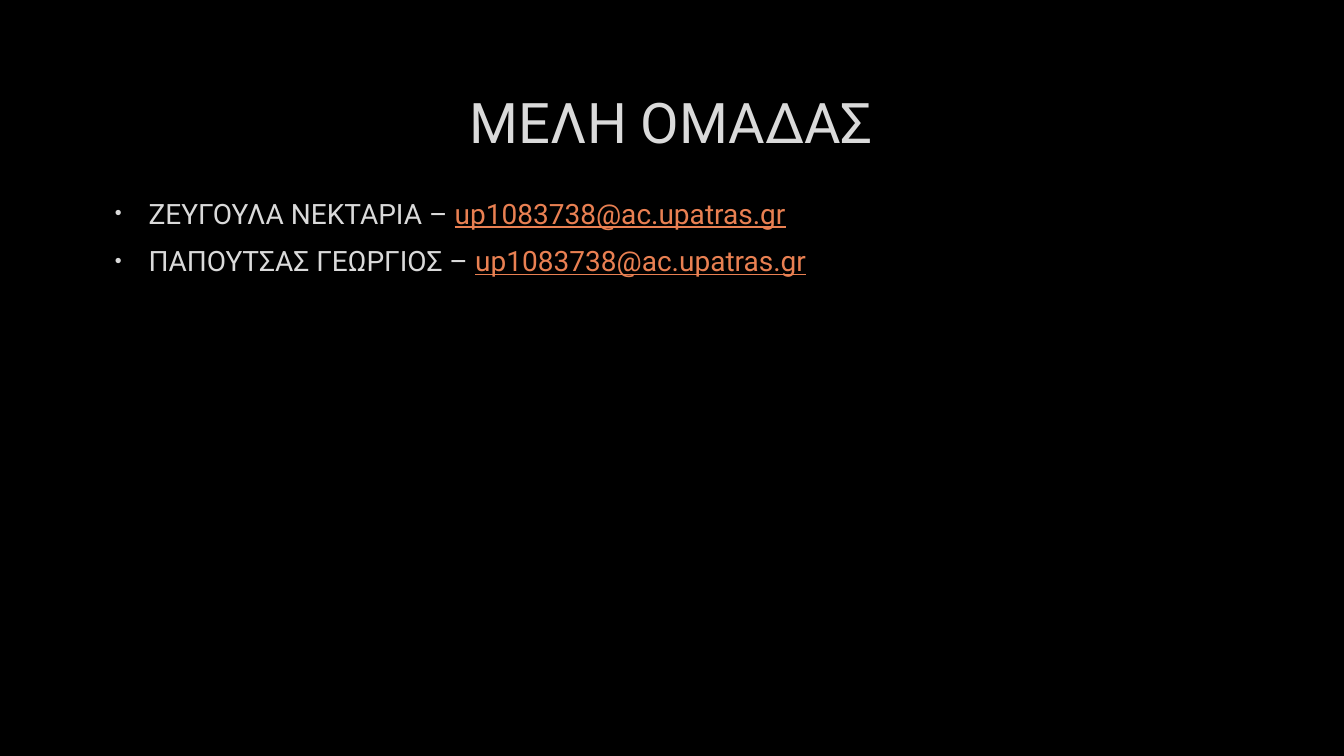
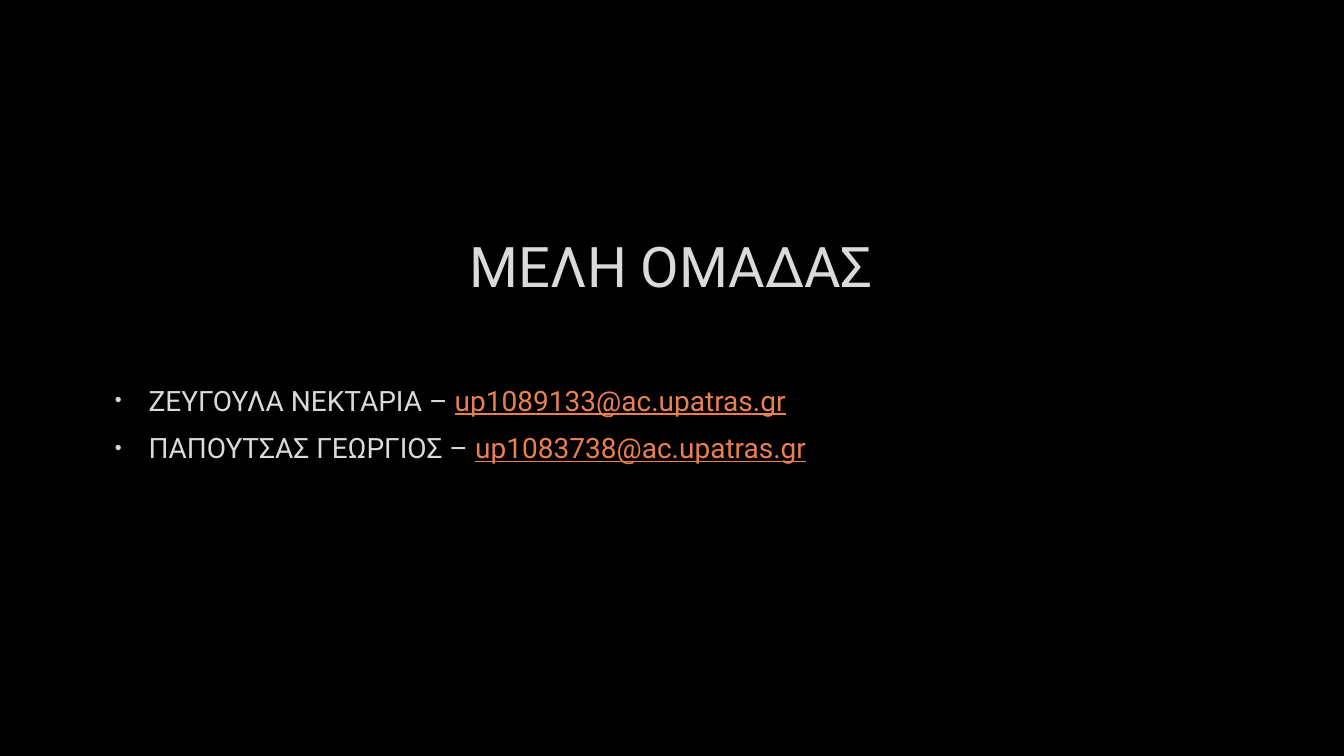
Before and after one commit to Zevgoula/GymWebsite, a slide deck: slide 2 of Report/Final_presentation.pptx. Drawn at 1344x756 pixels with LibreOffice and Linux fonts; fonts in the diff are those of the drawing; background and template pictures are left out. Boxes give left, top, right and bottom in pixels: in the first picture for what was removed or moved away, otherwise in the second. Text is boxed around its words. In the diff, an @@ line names an element or a change of style, - is before the commit and + after.

```diff
--- a/Report/Final_presentation.pptx
+++ b/Report/Final_presentation.pptx
@@ title "ΜΕΛΗ ΟΜΑΔΑΣ": place and size @@
-title "ΜΕΛΗ ΟΜΑΔΑΣ" at (470, 102, 873, 144)
+title "ΜΕΛΗ ΟΜΑΔΑΣ" at (470, 246, 873, 288)
@@ text "ΖΕΥΓΟΥΛΑ ΝΕΚΤΑΡΙΑ – up1089133@ac.upatras.gr": place and size @@
-text "ΖΕΥΓΟΥΛΑ ΝΕΚΤΑΡΙΑ – up1089133@ac.upatras.gr" at (149, 203, 806, 277)
+text "ΖΕΥΓΟΥΛΑ ΝΕΚΤΑΡΙΑ – up1089133@ac.upatras.gr" at (149, 390, 806, 464)
@@ text at (149, 390, 786, 417): text changed @@
-• ΖΕΥΓΟΥΛΑ ΝΕΚΤΑΡΙΑ – up1083738@ac.upatras.gr
+• ΖΕΥΓΟΥΛΑ ΝΕΚΤΑΡΙΑ – up1089133@ac.upatras.gr
```
Also in this commit, not shown: 1 other slide changed.
